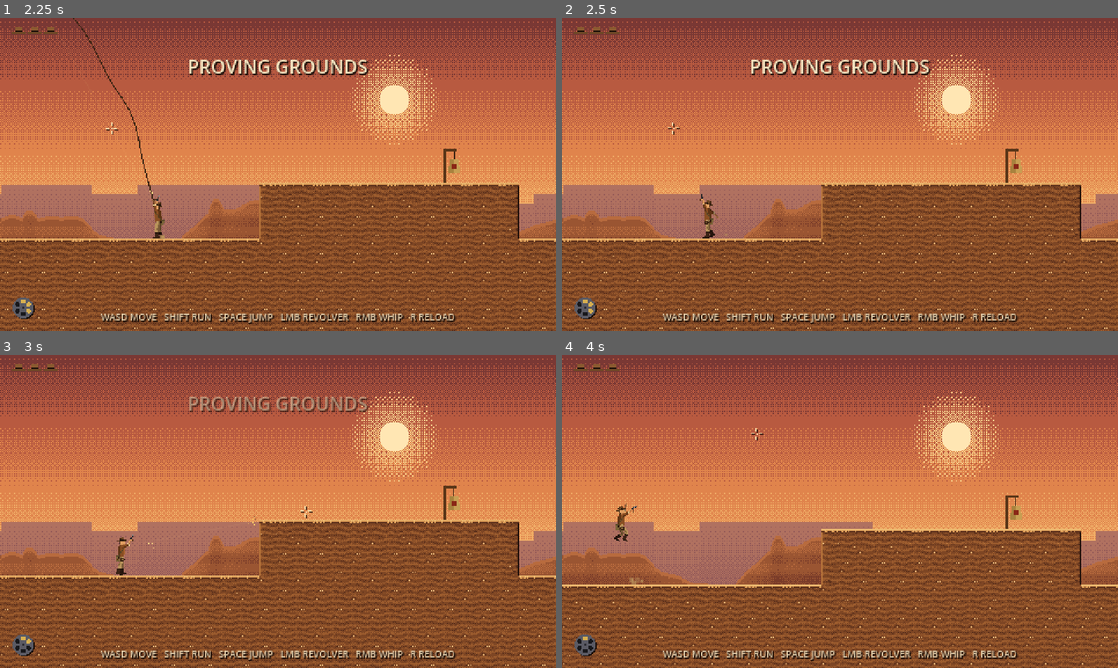
Above: before the commit, frames 1-4 (two rows, left to right).
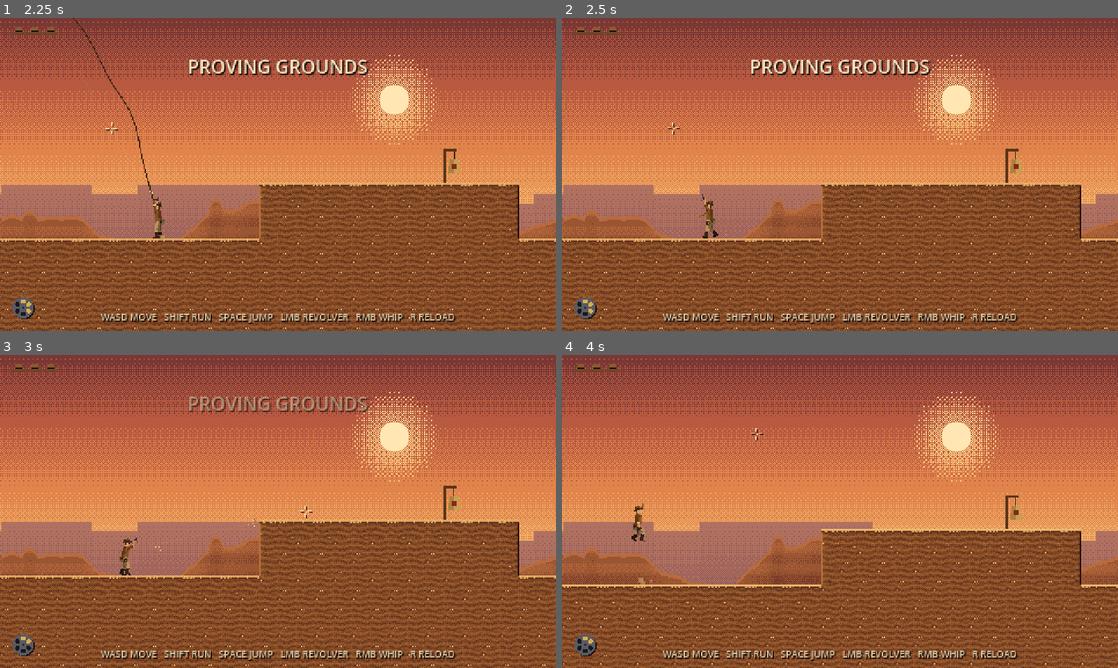
Above: after the commit, the same moments.

Repository: pwshfan1980h/relic-runner
Game: Godot game, scene res://scenes/main.tscn
The game is run twice, just before and just after one commit, with the same random seed, the same clock (stepped at 60 frames per second) and the same inputs. This scene is started directly instead of the project's main scene.
Inputs (mouse positions are in pixels of both pictures, inside the frame that each line leads up to):
- Up to frame 1 (2.25 s): tap Enter at 0.5 s; move the mouse to (250, 237) at 0.52 s; hold D (right) 0.53-2.03 s; tap Shift (run) at 0.6 s; tap Space (jump) at 0.77, 1.07, 1.52, 1.82 s; click (250, 237) at 0.8 s; move the mouse to (444, 221) at 1.27 s; click (444, 221) at 1.35 s; right-click (444, 221) at 1.55 s; move the mouse to (111, 127) at 2.02 s; hold A (left) from 2.03 s (still down); right-click (111, 127) at 2.1 s; click (111, 127) at 2.17 s
- Up to frame 2 (2.5 s): keep holding A (left); tap C (crouch, bound only after the commit) at 2.3 s
- Up to frame 3 (3 s): keep holding A (left); move the mouse to (305, 511) at 2.77 s; tap C (crouch, bound only after the commit) at 2.85 s; click (305, 511) at 2.92 s
- Up to frame 4 (4 s): keep holding A (left); tap Space (jump) at 3.02, 3.32, 3.77 s; tap F (kick, bound only after the commit) at 3.05, 3.6 s; move the mouse to (756, 433) at 3.52 s; click (756, 433) at 3.67 s; tap E (punch, bound only after the commit) at 3.8 s

Frame 1 is identical in both runs. In frame 2, 0.2% of the frame differs, in the area x 24-29%, y 56-71%; in frame 3, 0.3%; in frame 4, 0.4%, in the area x 4-17%, y 47-93%.

Commit message:
Phase 2: crouch (C), punch combo (E), front kick / jump kick (F)
- Crouch shrinks the hitbox; bandits aim at standing chest height so
  crouching ducks their fire; can't stand under low ceilings
- Jab/cross upper-body combo, full-body front kick, air jump kick; hit
  boxes per move, hit-stop and shake; crouched punches reach critters
- Enemy knockback by hit kind: kicks launch (off ledges, into spikes)
- Crates fly when kicked; new whoosh/impact sounds; Ctrl crouch on desktop
- Arena bot: crouch-punch, kick launch, crouch-dodge checks

Co-Authored-By: Claude Opus 5.5 <noreply@anthropic.com>

Diff:
--- a/scripts/autoload/controls.gd
+++ b/scripts/autoload/controls.gd
@@ -12,6 +12,10 @@
 	"reload": [KEY_R],
 	"restart": [KEY_BACKSPACE],
 	"menu": [KEY_ESCAPE],
+	"crouch": [KEY_C],
+	"punch": [KEY_E],
+	"kick": [KEY_F],
+	"inventory": [KEY_TAB, KEY_I],
 }
 const MOUSE := {
 	"shoot": MOUSE_BUTTON_LEFT,
@@ -26,6 +30,11 @@
 			var ev := InputEventKey.new()
 			ev.physical_keycode = k
 			InputMap.action_add_event(action, ev)
+	# Ctrl also crouches on desktop; in a browser Ctrl+W would close the tab.
+	if not OS.has_feature("web"):
+		var ctrl := InputEventKey.new()
+		ctrl.physical_keycode = KEY_CTRL
+		InputMap.action_add_event("crouch", ctrl)
 	for action in MOUSE:
 		_ensure(action)
 		var ev := InputEventMouseButton.new()
--- a/scripts/enemies/bandit.gd
+++ b/scripts/enemies/bandit.gd
@@ -89,7 +89,8 @@
 
 func _fire() -> void:
 	var muzzle := rig.muzzle_global()
-	var target := hero.global_position + Vector2(randf_range(-3, 3), -18 + randf_range(-6, 6))
+	# Chest height of a standing man: crouching under it dodges the shot.
+	var target := hero.global_position + Vector2(randf_range(-3, 3), -24 + randf_range(-3, 3))
 	var dir := (target - muzzle).normalized()
 	var q := PhysicsRayQueryParameters2D.create(muzzle, muzzle + dir * 420.0, 1 | 2)
 	var hit := get_world_2d().direct_space_state.intersect_ray(q)
--- a/scripts/enemies/enemy.gd
+++ b/scripts/enemies/enemy.gd
@@ -80,7 +80,16 @@
 		return
 	hp -= dmg
 	_flash = 0.12
-	velocity.x += dir.x * (50.0 if kind == "bullet" else 140.0)
+	match kind:
+		"kick":
+			# Kicks launch: off ledges, into spikes.
+			velocity = Vector2(dir.x * 260.0 * knock_scale, -140.0 * knock_scale)
+			stun = maxf(stun, 0.6)
+		"punch":
+			velocity.x += dir.x * 120.0 * knock_scale
+			stun = maxf(stun, 0.25)
+		_:
+			velocity.x += dir.x * 50.0 * knock_scale
 	bleed(at, dir, 10)
 	Audio.play_at("hit_flesh", at, -4.0, 0.15)
 	_on_hit()
@@ -141,6 +150,7 @@
 var voice_die := "human_die"
 var voice_hurt := ""
 var death_angle := PI  # how far the body tips over when it dies (drawn enemies)
+var knock_scale := 1.0  # heavy enemies shrug off knockback
 
 
 func die(kind := "bullet", dir := Vector2.ZERO, at := Vector2.INF) -> void:
--- a/scripts/game/bot.gd
+++ b/scripts/game/bot.gd
@@ -38,7 +38,7 @@
 
 
 func _inputs(d: Dictionary) -> void:
-	for k in ["left", "right", "up", "down", "run", "jump", "whip", "shoot", "reload"]:
+	for k in ["left", "right", "up", "down", "run", "jump", "whip", "shoot", "reload", "crouch", "punch", "kick"]:
 		hero.bot_input[k] = d.get(k, false)
 	hero.bot_input["aim"] = d.get("aim", hero.global_position + Vector2(200 * hero.facing, -20))
 	for k in d:
@@ -324,6 +324,63 @@
 	for spec in [["scorpion", 22.0, 3.0], ["snake", 30.0, 3.0], ["bandit", 130.0, 4.0],
 			["jaguar", 110.0, 5.0], ["guardian", 56.0, 8.0]]:
 		_arena_checks(spec[0], spec[1], spec[2])
+	_melee_checks()
+
+
+## Crouch and melee: punches, kicks and ducking under bandit fire.
+func _melee_checks() -> void:
+	_spawn_step("punch: scorpion", "scorpion", 14.0)
+	_add("crouch-punch kills a scorpion", func(_d):
+		hero._invuln = 5.0
+		var e := _arena_enemy()
+		var n: int = _mem.get("n", 0)
+		var want := {"aim": hero.global_position + Vector2(100, -10), "crouch": true}
+		if hero._melee == "" and n < 4 and hero.crouching:
+			want["punch!"] = true
+			_mem["n"] = n + 1
+		_inputs(want)
+		return not is_instance_valid(e) or e.dead, 2.0)
+	_spawn_step("kick: bandit", "bandit", 14.0)
+	_add("front kick launches a bandit", func(_d):
+		hero._invuln = 5.0
+		var e := _arena_enemy()
+		# Step into range, then kick (keep pressing until the kick starts).
+		if hero._melee == "front_kick":
+			_mem["k"] = true
+		var close := absf(e.global_position.x - x()) < 16.0
+		_inputs({"aim": hero.global_position + Vector2(100, -20), "right": not close and not _mem.has("k"),
+				"kick!": close and not _mem.has("k")})
+		return not is_instance_valid(e) or e.dead or e.velocity.x > 150.0, 3.0)
+	_add("finish the bandit", func(_d):
+		var e := _arena_enemy()
+		if not is_instance_valid(e) or e.dead:
+			return true
+		hero._invuln = 5.0
+		var shoot := hero.ammo > 0 and hero._shot_cd <= 0.0
+		_inputs({"aim": e.global_position + Vector2(0, -14), "shoot!": shoot, "reload!": hero.ammo == 0})
+		return false, 5.0)
+	_spawn_step("crouch: bandit", "bandit", 130.0)
+	_add("crouching dodges bandit fire", func(_d):
+		var e := _arena_enemy() as Bandit
+		_inputs({"crouch": true, "aim": hero.global_position + Vector2(100, -10)})
+		if hero.hp < Hero.MAX_HP:
+			_t = 99.0  # hit: fail now
+			return false
+		return e._shots >= 2 and hero.hp == Hero.MAX_HP, 5.0)
+
+
+func _spawn_step(name: String, kind: String, dist: float) -> void:
+	_add(name, func(_d):
+		_inputs({"aim": hero.global_position + Vector2(100, -20)})
+		hero.hp = Hero.MAX_HP
+		hero._invuln = 0.0
+		hero.global_position = hero.spawn
+		hero.velocity = Vector2.ZERO
+		var e := _make(kind)
+		e.position = hero.spawn + Vector2(dist, 0)
+		level.add_child(e)
+		_mem["e"] = e
+		return true, 1.0)
 
 
 func _arena_checks(kind: String, dist: float, hurt_time: float) -> void:
@@ -405,7 +462,7 @@
 
 func _arena_enemy() -> Enemy:
 	# The enemy spawned by this check's "spawn" step (carried across steps).
-	return _carried as Enemy
+	return _carried as Enemy if is_instance_valid(_carried) else null
 
 
 # --- Shared ticks --------------------------------------------------------------------
@@ -473,7 +530,7 @@
 		_next()
 	elif _t > step[2]:
 		_fails += 1
-		_log.append("FAIL %-34s tile=%s vel=%s state=%s anim=%s" % [step[0],
+		_log.append("FAIL %-34s melee=%s crouch=%s tile=%s vel=%s state=%s anim=%s" % [step[0], hero._melee, hero.crouching,
 				(hero.global_position / T).snapped(Vector2(0.1, 0.1)), hero.velocity.round(), Hero.S.keys()[hero.state],
 				hero.anim.clip_name])
 		_shot("FAIL_" + str(step[0]))
--- a/scripts/hero/hero.gd
+++ b/scripts/hero/hero.gd
@@ -34,6 +34,16 @@
 const MAX_HP := 3
 const SHOT_RANGE := 420.0
 const SHOT_COOLDOWN := 0.22
+const CROUCH_WALK := 24.0
+const STAND := Vector2(8, 28)
+const CROUCHED := Vector2(8, 20)
+# Melee hitboxes, facing right, relative to the feet: [rect, active from, active to, damage kind]
+const MELEE := {
+	"punch_a": [Rect2(3, -27, 12, 10), 0.03, 0.11, "punch"],
+	"punch_b": [Rect2(3, -27, 13, 10), 0.05, 0.13, "punch"],
+	"front_kick": [Rect2(3, -20, 16, 18), 0.13, 0.26, "kick"],
+	"jump_kick": [Rect2(2, -18, 17, 16), 0.06, 0.3, "kick"],
+}
 
 var state := S.AIR
 var facing := 1
@@ -71,6 +81,12 @@
 var _flash: PointLight2D
 var _flash_e := 0.0
 var _whip_arm := 0.0  # weight of the far arm tracking the whip tip
+var crouching := false
+var _shape: CollisionShape2D
+var _melee := ""  # current melee move ("" = none)
+var _melee_t := 0.0
+var _melee_hit: Array = []  # instance ids already hit by this move
+var _combo := false  # second punch queued
 
 
 func _ready() -> void:
@@ -79,12 +95,12 @@
 	collision_mask = 1
 	floor_snap_length = 4.0
 	floor_max_angle = deg_to_rad(50)
-	var shape := CollisionShape2D.new()
+	_shape = CollisionShape2D.new()
 	var rect := RectangleShape2D.new()
-	rect.size = Vector2(8, 28)
-	shape.shape = rect
-	shape.position = Vector2(0, -14)
-	add_child(shape)
+	rect.size = STAND
+	_shape.shape = rect
+	_shape.position = Vector2(0, -STAND.y / 2.0)
+	add_child(_shape)
 	rig = HeroRig.new()
 	rig.z_index = 5
 	add_child(rig)
@@ -151,6 +167,7 @@
 		S.ROLL: _roll(delta)
 		S.DEAD: _dead(delta)
 	_weapons()
+	_melee_step(delta)
 	_pose(delta)
 
 
@@ -158,6 +175,11 @@
 	var x := _axis()
 	var running := _held("run")
 	var vx := velocity.x
+	_set_crouch(_held("crouch") and not _skidding or crouching and not _can_stand())
+	if crouching:
+		running = false
+	if _melee == "front_kick":
+		x = 0.0
 	if _skidding:
 		vx = move_toward(vx, 0.0, SKID_DECEL * delta)
 		_turn_after = x != 0.0 and signf(x) != float(facing)
@@ -179,7 +201,9 @@
 		anim.play("skid", 0.06)
 		Audio.play("skid_dirt", -6.0, 1.0, 0.1)
 	else:
-		var target := x * (RUN if running else WALK)
+		var target := x * (CROUCH_WALK if crouching else (RUN if running else WALK))
+		if _melee.begins_with("punch"):
+			target *= 0.4
 		var acc := ACCEL_RUN if running and absf(target) > absf(vx) else ACCEL_WALK
 		vx = move_toward(vx, target, acc * delta)
 	_turn_t = maxf(0.0, _turn_t - delta)
@@ -193,11 +217,13 @@
 		else:
 			_face_mouse()
 
-	if _buffer > 0.0:
+	if _buffer > 0.0 and (not crouching or _can_stand()):
+		_set_crouch(false)
 		_jump()
 		return
 	move_and_slide()
 	if not is_on_floor():
+		_set_crouch(false)
 		# Walked off an edge: a little coyote time before we count as falling.
 		_coyote = COYOTE
 		_enter_air(false)
@@ -208,6 +234,16 @@
 func _pick_ground_anim(delta: float) -> void:
 	var vx := velocity.x
 	if _skidding or anim.clip_name == "turn" and not anim.finished():
+		return
+	if _melee == "front_kick":
+		return
+	if crouching:
+		if absf(vx) > 3.0:
+			anim.play("crouch_walk", 0.12)
+			anim.speed = (1.0 if signf(vx) == float(facing) else -1.0) * clampf(absf(vx) / CROUCH_WALK, 0.3, 1.4)
+		else:
+			anim.play("crouch", 0.12)
+		_idle_t = 0.0
 		return
 	var moving := absf(vx) > 5.0
 	var one_shot := anim.clip_name in ["land", "skid_stop", "idle_hat", "hurt"] and not anim.finished()
@@ -286,12 +322,14 @@
 	if is_on_floor():
 		_land()
 		return
-	if velocity.y > 90.0 and anim.clip_name != "fall" and (anim.finished() or not _long):
+	if velocity.y > 90.0 and anim.clip_name != "fall" and (anim.finished() or not _long) and _melee != "jump_kick":
 		anim.play("fall", 0.2)
 
 
 func _land() -> void:
 	var fall := global_position.y - _peak_y
+	if _melee == "jump_kick":
+		_melee = ""
 	state = S.GROUND
 	_long = false
 	Fx.puff(global_position, 5 if fall > 40.0 else 3)
@@ -482,9 +520,17 @@
 	whip.step(get_physics_process_delta_time(), hand_b)
 	rig.whip_coil.visible = not whip.active()
 
+	if _can_act() and state != S.SWING:
+		if _pressed("punch"):
+			if _melee == "punch_a" and _melee_t > 0.06:
+				_combo = true
+			elif _melee == "":
+				_start_melee("punch_a")
+		if _pressed("kick") and _melee == "":
+			_start_melee("jump_kick" if state == S.AIR else "front_kick")
 	if _pressed("reload") and ammo < 6 and not _reloading:
 		_start_reload()
-	if _pressed("shoot") and _can_act() and not _reloading and state != S.ROLL:
+	if _pressed("shoot") and _can_act() and not _reloading and state != S.ROLL and not _melee.ends_with("kick"):
 		if ammo <= 0:
 			Audio.play("empty_click", -4.0)
 			_start_reload()
@@ -532,6 +578,83 @@
 	ammo_changed.emit(ammo, false)
 
 
+# --- Crouch & melee ---------------------------------------------------------------
+
+func _set_crouch(on: bool) -> void:
+	if on == crouching:
+		return
+	crouching = on
+	var size := CROUCHED if on else STAND
+	(_shape.shape as RectangleShape2D).size = size
+	_shape.position = Vector2(0, -size.y / 2.0)
+
+
+## Room to stand up here (no ceiling within standing height)?
+func _can_stand() -> bool:
+	var params := PhysicsShapeQueryParameters2D.new()
+	var rect := RectangleShape2D.new()
+	rect.size = STAND - Vector2(1, 1)
+	params.shape = rect
+	params.collision_mask = 1
+	params.transform = Transform2D(0.0, global_position + Vector2(0, -STAND.y / 2.0 - 0.5))
+	return get_world_2d().direct_space_state.intersect_shape(params, 1).is_empty()
+
+
+func _start_melee(move: String) -> void:
+	_melee = move
+	_melee_t = 0.0
+	_melee_hit.clear()
+	_combo = false
+	_face_mouse()
+	if move.begins_with("punch"):
+		anim.play_overlay(move)
+	else:
+		anim.play(move, 0.04, 0.0, true)
+	Audio.play("whoosh_punch" if move.begins_with("punch") else "whoosh_kick", -6.0, 1.0, 0.1)
+
+
+func _melee_step(delta: float) -> void:
+	if _melee == "":
+		return
+	if state not in [S.GROUND, S.AIR]:
+		_melee = ""
+		return
+	_melee_t += delta
+	var spec: Array = MELEE[_melee]
+	var len: float = HeroAnims.clips[_melee]["len"]
+	if _melee_t >= spec[1] and _melee_t <= spec[2]:
+		var r: Rect2 = spec[0]
+		if crouching:
+			r.position.y += 14.0  # crouched punches reach critters on the ground
+		_melee_hits(r, spec[3])
+	if _melee_t >= len:
+		if _melee == "punch_a" and _combo:
+			_start_melee("punch_b")
+		else:
+			_melee = ""
+
+
+func _melee_hits(r: Rect2, kind: String) -> void:
+	if facing < 0:
+		r.position.x = -r.position.x - r.size.x
+	var params := PhysicsShapeQueryParameters2D.new()
+	var rect := RectangleShape2D.new()
+	rect.size = r.size
+	params.shape = rect
+	params.collision_mask = 4
+	params.transform = Transform2D(0.0, global_position + r.get_center())
+	for hit in get_world_2d().direct_space_state.intersect_shape(params, 8):
+		var c: Object = hit.collider
+		if c == null or c.get_instance_id() in _melee_hit or not c.has_method("take_hit"):
+			continue
+		_melee_hit.append(c.get_instance_id())
+		var at := global_position + r.get_center() + Vector2(facing * r.size.x * 0.3, 0)
+		c.take_hit(1, Vector2(facing, 0), at, kind)
+		Audio.play_at("kick_hit" if kind == "kick" else "punch_hit", at, -2.0, 0.12)
+		Fx.add_shake(0.12 if kind == "punch" else 0.25)
+		Fx.hitstop(0.03 if kind == "punch" else 0.06)
+
+
 # --- Damage ------------------------------------------------------------------------
 
 func hurt(dmg: int, push: Vector2) -> void:
@@ -677,7 +800,7 @@
 
 	var aim := aim_point()
 	var aiming := state in [S.GROUND, S.AIR, S.SWING] and not _reloading and anim.clip_name != "idle_hat" \
-			and anim.clip_name != "hurt"
+			and anim.clip_name != "hurt" and _melee == ""
 	_aim_w = move_toward(_aim_w, 1.0 if aiming else 0.0, delta * 8.0)
 	rig.aim_arm("f", aim, _aim_w, -6.0 - _recoil * 50.0)
 	(rig.bones["ua_f"] as Node2D).rotation -= _recoil * 0.35 * _aim_w
--- a/scripts/hero/hero_anims.gd
+++ b/scripts/hero/hero_anims.gd
@@ -192,7 +192,46 @@
 				"th_f": -24.0, "sh_f": 36.0, "th_b": 8.0, "sh_b": 26.0}],
 	])
 
+	# Crouch: deep knee bend, torso folded forward so the head sits under bullet height.
+	var crouch_pose := {"th_f": -85.0, "sh_f": 125.0, "ft_f": 0.0, "th_b": -55.0, "sh_b": 135.0, "ft_b": 30.0,
+			"torso": 45.0, "head": 0.0, "ua_b": 30.0, "fa_b": -60.0, "ua_f": 10.0, "fa_f": -50.0}
+	_add("crouch", 1.8, true, 1, [
+		[0.0, crouch_pose],
+		[0.9, crouch_pose.merged({"torso": 47.0, "hy": -0.3}, true)],
+		[1.8, crouch_pose],
+	])
+	var cw_a := crouch_pose.merged({"th_f": -95.0, "sh_f": 115.0, "th_b": -45.0, "sh_b": 140.0}, true)
+	var cw_b := crouch_pose.merged({"th_f": -75.0, "sh_f": 130.0, "th_b": -65.0, "sh_b": 120.0, "hy": -0.5}, true)
+	_add("crouch_walk", 0.7, true, 1, _gait([cw_a, cw_b], 0.7), [[0.0, "step"], [0.35, "step"]])
+	# Front kick: chamber the knee, snap the boot out, retract. Full body.
+	_add("front_kick", 0.45, false, 1, [
+		[0.0, stand],
+		[0.1, {"th_f": -95.0, "sh_f": 105.0, "ft_f": 10.0, "torso": -4.0, "ua_b": 25.0, "fa_b": -60.0, "ua_f": -20.0, "fa_f": -60.0}],
+		[0.18, {"th_f": -98.0, "sh_f": 4.0, "ft_f": -70.0, "torso": -14.0, "head": 2.0, "th_b": 8.0, "sh_b": 8.0,
+				"ua_b": 35.0, "fa_b": -40.0, "ua_f": -35.0, "fa_f": -40.0}],
+		[0.3, {"th_f": -80.0, "sh_f": 95.0, "ft_f": 10.0, "torso": -4.0, "ua_b": 20.0, "fa_b": -60.0, "ua_f": -20.0, "fa_f": -60.0}],
+		[0.45, stand],
+	])
+	_add("jump_kick", 0.35, false, 0, [
+		[0.0, {"th_f": -60.0, "sh_f": 90.0, "th_b": -20.0, "sh_b": 100.0, "torso": 5.0, "ua_b": -40.0}],
+		[0.1, {"th_f": -85.0, "sh_f": 2.0, "ft_f": -60.0, "th_b": 25.0, "sh_b": 95.0, "ft_b": 30.0, "torso": -18.0,
+				"ua_b": -80.0, "fa_b": -20.0}],
+		[0.35, {"th_f": -80.0, "sh_f": 8.0, "ft_f": -55.0, "th_b": 25.0, "sh_b": 95.0, "ft_b": 30.0, "torso": -15.0,
+				"ua_b": -70.0, "fa_b": -30.0}],
+	])
+
 	# Upper-body overlays (only the arm channels are used).
+	# Punches: guard up, jab with the near fist, cross with the far fist.
+	_add("punch_a", 0.22, false, 0, [
+		[0.0, {"ua_f": -30.0, "fa_f": -120.0, "ua_b": -20.0, "fa_b": -115.0}],
+		[0.06, {"ua_f": -88.0, "fa_f": -4.0, "ua_b": -22.0, "fa_b": -118.0}],
+		[0.22, {"ua_f": -30.0, "fa_f": -120.0, "ua_b": -20.0, "fa_b": -115.0}],
+	])
+	_add("punch_b", 0.26, false, 0, [
+		[0.0, {"ua_f": -30.0, "fa_f": -120.0, "ua_b": -20.0, "fa_b": -115.0}],
+		[0.08, {"ua_f": -20.0, "fa_f": -125.0, "ua_b": -92.0, "fa_b": -2.0}],
+		[0.26, {"ua_f": -30.0, "fa_f": -120.0, "ua_b": -20.0, "fa_b": -115.0}],
+	])
 	_add("reload", 0.9, false, 0, [
 		[0.0, {"ua_f": -10.0, "fa_f": -100.0, "ua_b": -10.0, "fa_b": -110.0}],
 		[0.2, {"ua_f": -5.0, "fa_f": -115.0, "ua_b": -20.0, "fa_b": -100.0}],
--- a/scripts/world/crate.gd
+++ b/scripts/world/crate.gd
@@ -28,8 +28,9 @@
 	Audio.play_at("hit_wood", global_position, -6.0)
 
 
-func take_hit(_dmg: int, dir: Vector2, at: Vector2, _kind := "bullet") -> void:
-	apply_impulse(dir * 90.0, at - global_position)
+func take_hit(_dmg: int, dir: Vector2, at: Vector2, kind := "bullet") -> void:
+	var force := {"kick": 420.0, "punch": 160.0}.get(kind, 90.0) as float
+	apply_impulse((dir + (Vector2(0, -0.5) if kind == "kick" else Vector2.ZERO)) * force * mass * 0.5, at - global_position)
 	Fx.chips(at, -dir, 4, Color("#a07040"))
 	Audio.play_at("hit_wood", at, -4.0)
 
Not shown, added: assets/audio/kick_hit.wav.import
Not shown, added: assets/audio/punch_hit.wav.import
Not shown, added: assets/audio/whoosh_kick.wav.import
Not shown, added: assets/audio/whoosh_punch.wav.import
Binary file added: docs/art-bible/frames/crouch.png
Binary file added: docs/art-bible/frames/crouch_walk.png
Binary file added: docs/art-bible/frames/front_kick.png
Binary file added: docs/art-bible/frames/jump_kick.png
Binary file added: docs/art-bible/frames/punch_a.png
Binary file added: docs/art-bible/frames/punch_b.png
Binary file changed: docs/art-bible/frames/sheet.png
Not shown, added: docs/art-bible/frames/sheet.txt
(and 5 more such lines)
